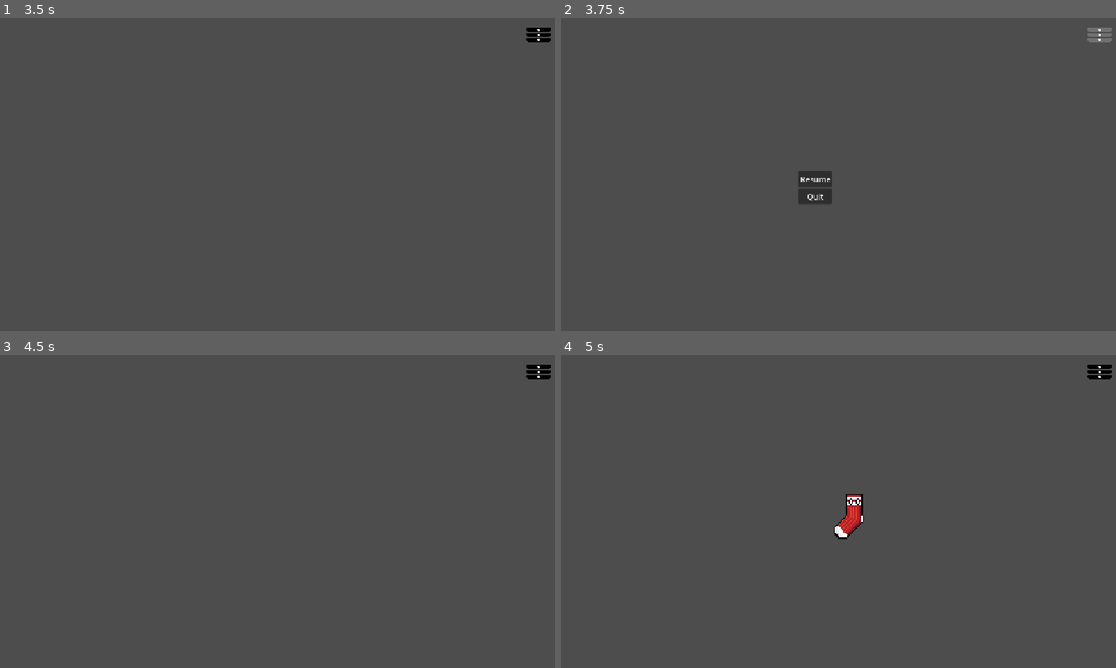
Above: before the commit, frames 1-4 (two rows, left to right).
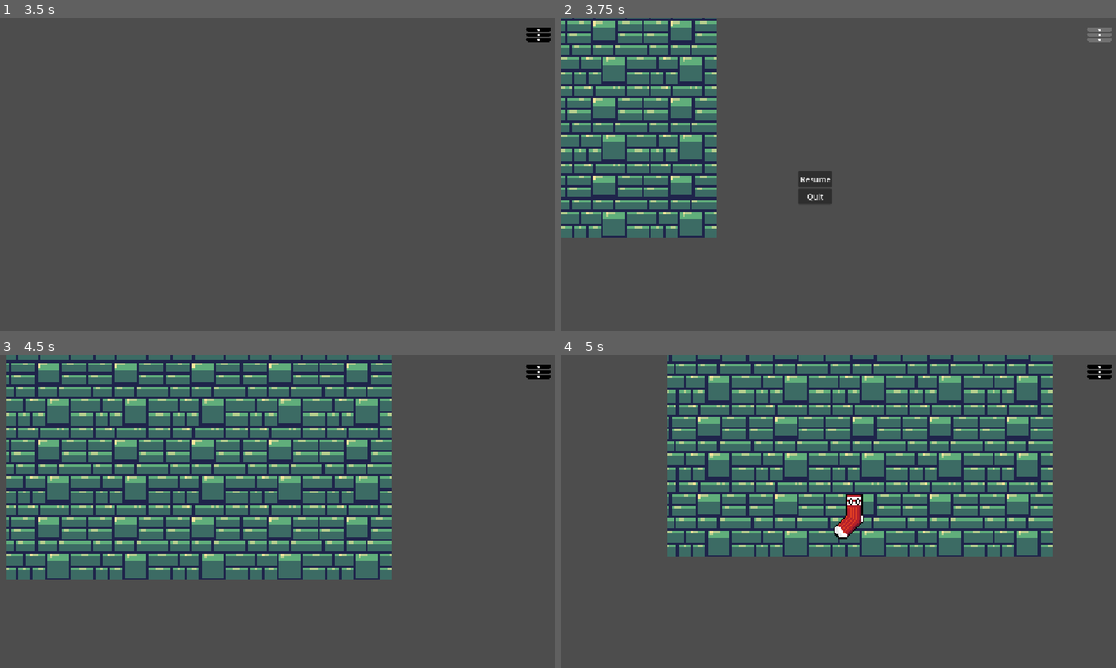
Above: after the commit, the same moments.

Repository: mps2209/slingsock
Game: Godot game, scene res://scenes/Level2.tscn
Same seed, same stepped clock (60 frames per second), same inputs: the game is played once before the commit and once after it. Sound files missing from this copy of the repository are replaced by a short silence.
Inputs (mouse positions are in pixels of both pictures, inside the frame that each line leads up to):
- Up to frame 1 (3.5 s): click (538, 33) at 0.5 s; click "Resume" at 1.25 s; click (538, 33) at 2 s; click "Resume" at 2.75 s
- Up to frame 2 (3.75 s): click (1099, 33) at 3.5 s
- Up to frame 3 (4.5 s): click "Resume" at 4.25 s
- Up to frame 4 (5 s): no input

Frame 1 is identical in both runs. In frame 2, 20% of the frame differs, in the area x 0-29%, y 0-71%; in frame 3, 50%, in the area x 1-71%, y 0-72%; in frame 4, 44%.

Commit message:
Update Sewers.tscn

Diff:
--- a/scenes/Sewers.tscn
+++ b/scenes/Sewers.tscn
@@ -1,6 +1,6 @@
 [gd_scene format=3 uid="uid://jwcuw4h664c4"]
 
-[ext_resource type="Texture2D" uid="uid://b3v4hol31wyfq" path="res://assets/Level 2_Sprite.png" id="1_geq1n"]
+[ext_resource type="Texture2D" uid="uid://b3v4hol31wyfq" path="res://assets/Level 2_sprite.png" id="1_geq1n"]
 
 [sub_resource type="TileSetAtlasSource" id="TileSetAtlasSource_ex8a5"]
 texture = ExtResource("1_geq1n")
@@ -87,13 +87,11 @@
 38:0/0/physics_layer_0/polygon_1/points = PackedVector2Array(-4, -16, 4, -16, 16, -4, -8, -12)
 38:0/0/physics_layer_0/polygon_2/points = PackedVector2Array(16, -4, 16, 4, 4, 16, -4, 16, -8, 12, -8, -12)
 39:0/0 = 0
-39:0/0/physics_layer_0/polygon_0/points = PackedVector2Array(-12, -8, 12, -8, 11.948654, -16, -12, -16)
-39:0/0/physics_layer_0/polygon_1/points = PackedVector2Array(16, -4, 16, 4, 4, 16, 12, -8)
-39:0/0/physics_layer_0/polygon_2/points = PackedVector2Array(4, 16, -4, 16, -16, 4, -16, -4, -12, -8, 12, -8)
+39:0/0/physics_layer_0/polygon_0/points = PackedVector2Array(-12, -16, 12, -16, 12, -8, -12, -8)
+39:0/0/physics_layer_0/polygon_1/points = PackedVector2Array(12, -8, 16, -4, 16, 4, 4, 16, -4, 16, -16, 4, -16, -4, -12, -8)
 40:0/0 = 0
-40:0/0/physics_layer_0/polygon_0/points = PackedVector2Array(8, -12, 8, 12, 16, 11.948654, 16, -12)
-40:0/0/physics_layer_0/polygon_1/points = PackedVector2Array(4, 16, -4, 16, -16, 4, 8, 12)
-40:0/0/physics_layer_0/polygon_2/points = PackedVector2Array(-16, 4, -16, -4, -4, -16, 4, -16, 8, -12, 8, 12)
+40:0/0/physics_layer_0/polygon_0/points = PackedVector2Array(16, -12, 16, 12, 8, 12, 8, -12)
+40:0/0/physics_layer_0/polygon_1/points = PackedVector2Array(8, 12, 4, 16, -4, 16, -16, 4, -16, -4, -4, -16, 4, -16, 8, -12)
 41:0/0 = 0
 42:0/0 = 0
 43:0/0 = 0
@@ -205,3 +203,4 @@
 [node name="TileMap" type="TileMap" parent="." unique_id=1678945660]
 tile_set = SubResource("TileSet_asi28")
 format = 2
+layer_0/tile_data = PackedInt32Array(-1, 0, 0, -65536, 0, 0, -65535, 0, 0, -65534, 0, 0, -65537, 0, 0, -131072, 0, 0, -131071, 0, 0, -131070, 0, 0, -131073, 0, 0, -196608, 0, 0, -196607, 0, 0, -196606, 0, 0, -196605, 0, 0, -196609, 0, 0, -262144, 0, 0, -262143, 0, 0, -262142, 0, 0, -262141, 0, 0, -131069, 0, 0, -65533, 0, 0, -262145, 0, 0, -327680, 0, 0, -327679, 0, 0, -327678, 0, 0, -327677, 0, 0)
